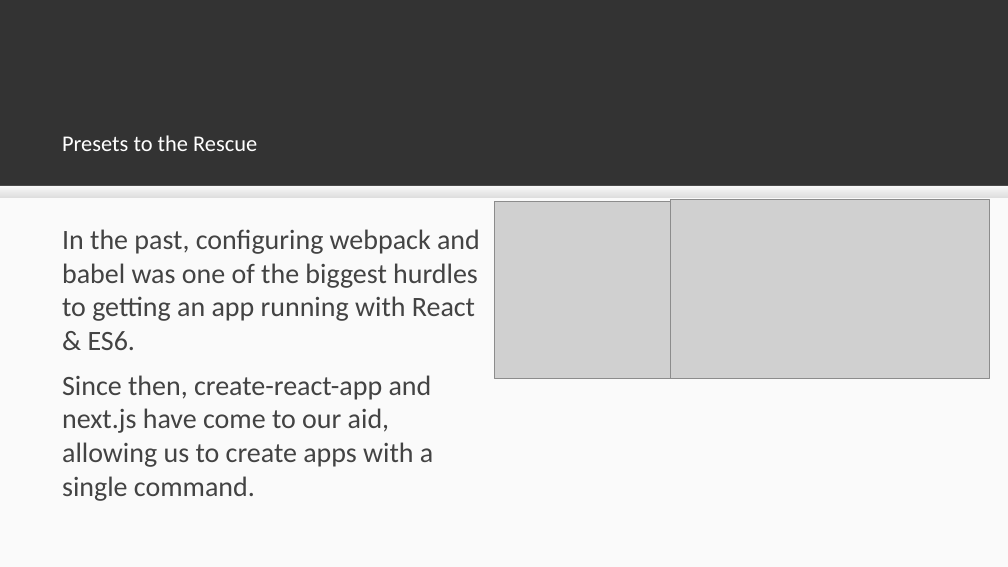
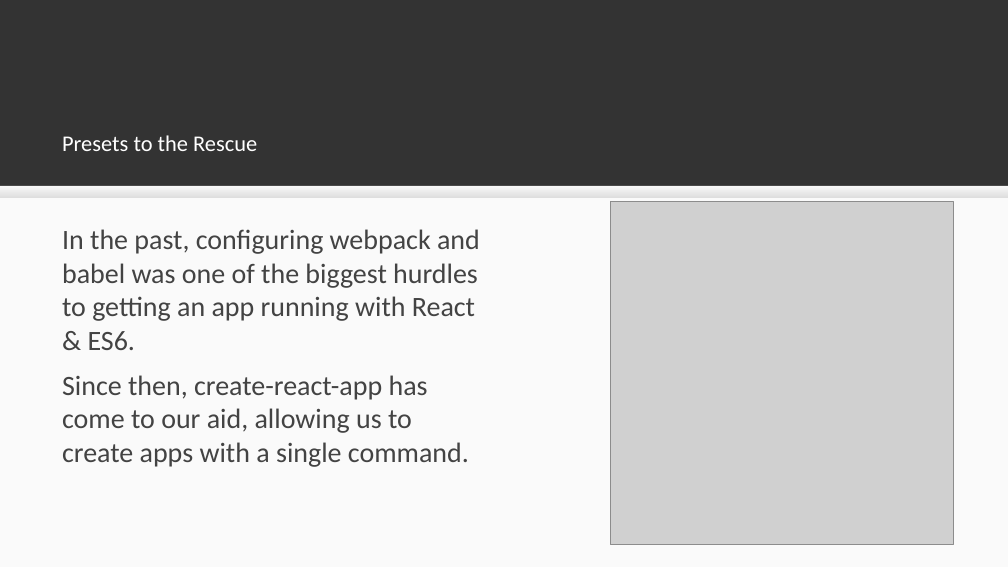
Before and after one commit to sslotsky/next-scripts, a slide deck: slide 4 of video-1.2/1.2.odp (slide 5 before the commit). Drawn at 1008x567 pixels with LibreOffice and Linux fonts; fonts in the diff are those of the drawing; grey boxes stand for pictures. Boxes give left, top, right and bottom in pixels: in the first picture for what was removed or moved away, otherwise in the second. Text is boxed around its words. In the diff, an @@ line names an element or a change of style, - is before the commit and + after.

```diff
--- a/video-1.2/1.2.odp
+++ b/video-1.2/1.2.odp
@@ picture removed at [494,202,671,378] @@
@@ picture: place and size @@
-picture at [671,199,989,378]
+picture at [610,202,953,545]
@@ text at [62,375,469,467]: text changed @@
-Since then, create-react-app and next.js have come to our aid, allowing us to create apps with a single command.
+Since then, create-react-app has come to our aid, allowing us to create apps with a single command.
```
Also in this commit, not shown: 1 other slide changed, 2 slides removed, 20 other files.
